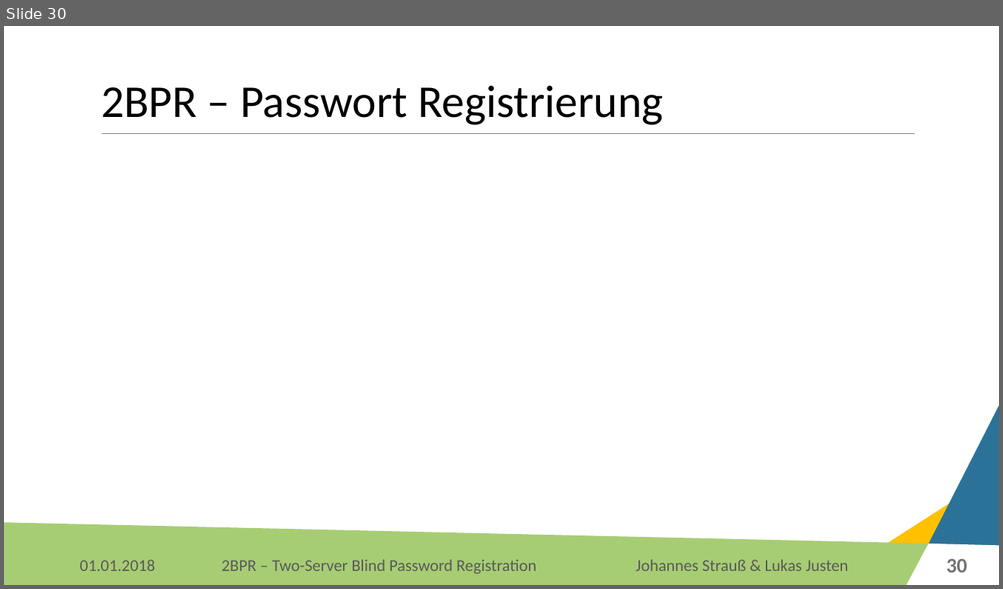
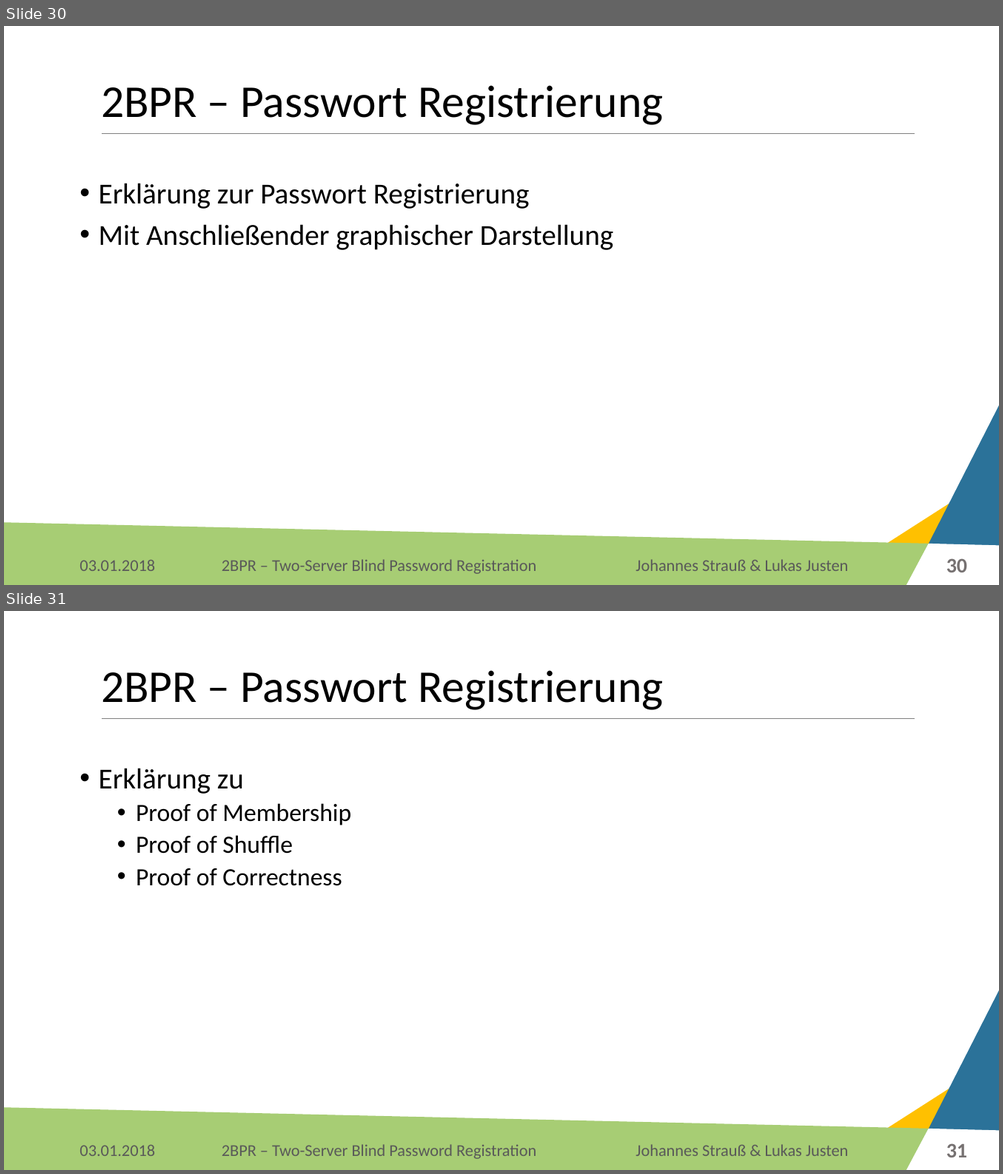
Before and after one commit to Lukas-Justen/IT-Security-2BPR, a slide deck: 2BPR.pptx. Shown one above the other, each under a label of ours: slide 30 before the commit, slides 30 and 31 after it. The pictures are 1003x589 and 1003x1174 pixels, drawn with LibreOffice and Linux fonts; fonts in the diff are those of the drawing; background and template pictures are left out. Boxes give left, top, right and bottom in pixels: in the first picture for what was removed or moved away, otherwise in the second. Text is boxed around its words. In the diff, an @@ line names an element or a change of style, - is before the commit and + after.

```diff
--- a/2BPR.pptx
+++ b/2BPR.pptx
@@ slide 31 added at (4,611,999,1170), background #FFFFFF; not listed: 6 template elements that a slide beside it also shows @@
@@ title added at (101,670,663,710), 44 pt, text #000000 @@
+2BPR – Passwort Registrierung
@@ text added at (99,768,351,886), 24 pt, text #000000 @@
+• Erklärung zu
+  • Proof of Membership
+  • Proof of Shuffle
+  • Proof of Correctness
@@ text added at (79,1145,155,1156), 16 pt, text #595959 @@
+03.01.2018
@@ text added at (635,1145,848,1156), 16 pt, text #595959 @@
+Johannes Strauß & Lukas Justen
@@ page number added at (946,1144,967,1158), 20 pt, text #767171, bold @@
+31
@@ slide 30 changed as well @@
@@ text added at (99,183,613,250), 28 pt, text #000000 @@
+• Erklärung zur Passwort Registrierung
+• Mit Anschließender graphischer Darstellung
@@ text at (79,560,155,571): text changed @@
-01.01.2018
+03.01.2018
```
Also in this commit, not shown: 35 other slides changed, 6 other slides added, 1 other file.
